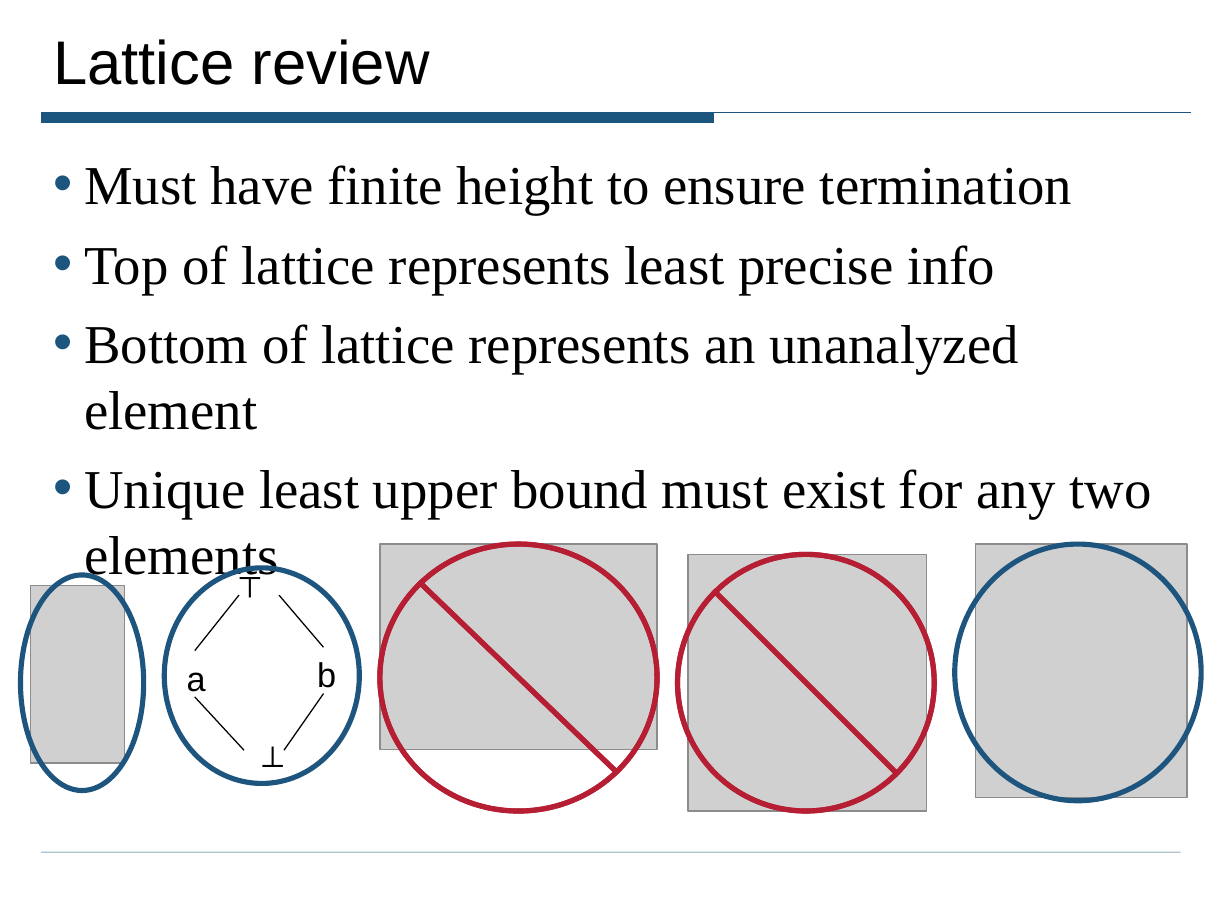
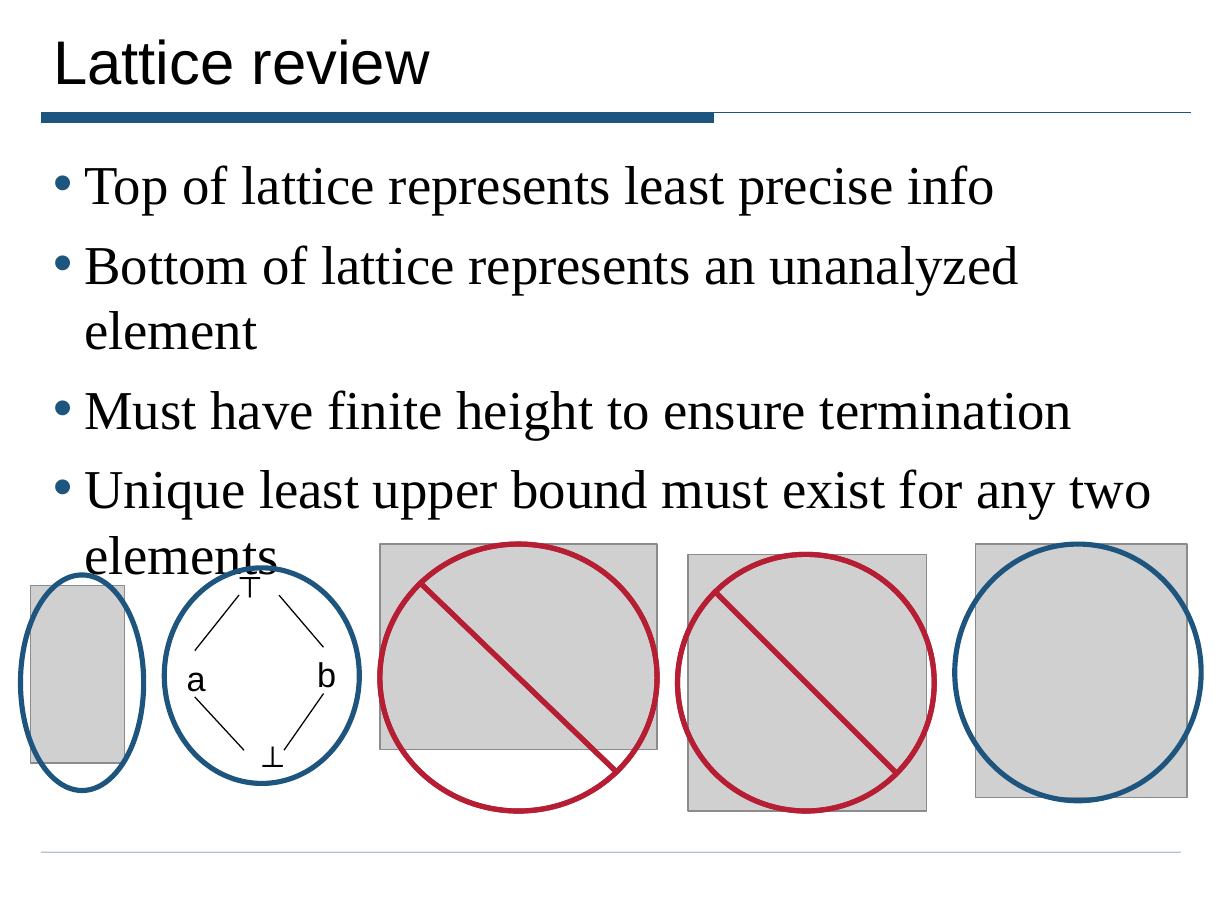
Before and after one commit to ciera/crystalsaf, a slide deck: slide 17 of TutorialExamples/CrystalTutorial.ppt. Drawn at 1232x924 pixels with LibreOffice and Linux fonts; fonts in the diff are those of the drawing; grey boxes stand for pictures. Boxes give left, top, right and bottom in pixels: in the first picture for what was removed or moved away, otherwise in the second. Text is boxed around its words. In the diff, an @@ line names an element or a change of style, - is before the commit and + after.

```diff
--- a/TutorialExamples/CrystalTutorial.ppt
+++ b/TutorialExamples/CrystalTutorial.ppt
@@ text at box(84, 165, 1072, 215): paragraph removed @@
-• Must have finite height to ensure termination
@@ text at box(84, 390, 1072, 440): paragraph added @@
+• Must have finite height to ensure termination
```
Also in this commit, not shown: 7 other slides changed.
